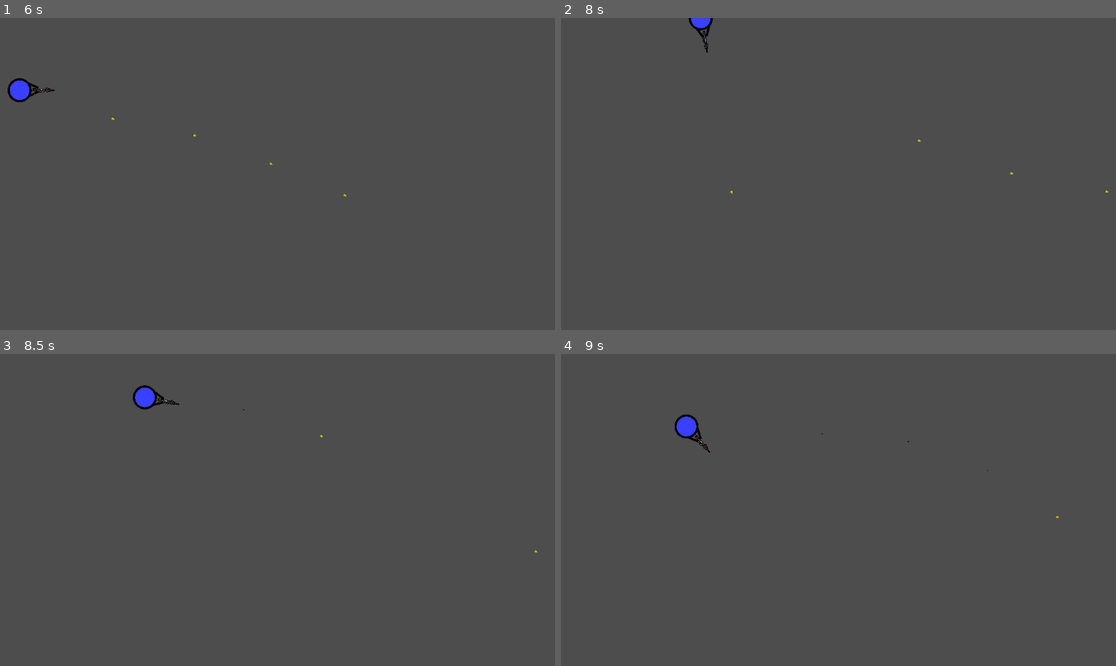
Above: before the commit, frames 1-4 (two rows, left to right).
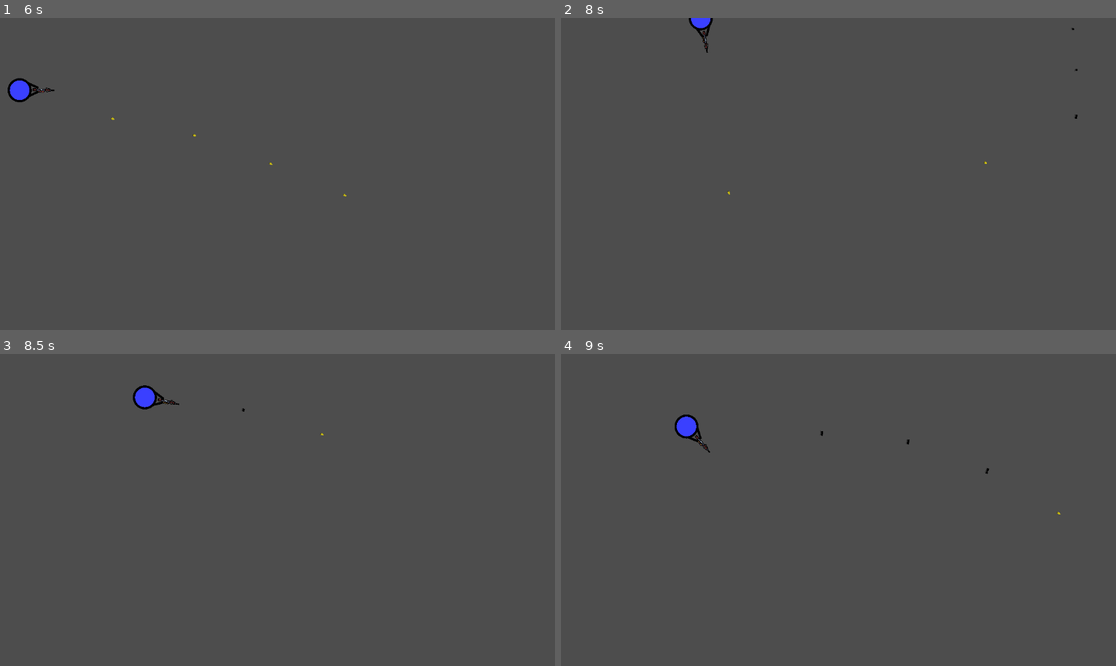
Above: after the commit, the same moments.

Repository: sammit52/UndeadSurvival
Game: Godot game, scene res://Scenes/player.tscn
The game is run twice, just before and just after one commit, with the same random seed, the same clock (stepped at 60 frames per second) and the same inputs.
Inputs (mouse positions are in pixels of both pictures, inside the frame that each line leads up to):
- Up to frame 1 (6 s): tap Enter at 0.5 s; move the mouse to (399, 158) at 0.52 s; press the mouse at (399, 158) at 0.53 s; hold D (right) 0.53-1.28 s; move the mouse to (166, 189) at 1.27 s; release the mouse at (166, 189) at 1.28 s; hold S (down) 1.28-2.03 s; click (166, 189) at 1.35 s; move the mouse to (333, 105) at 2.02 s; press the mouse at (333, 105) at 2.03 s; hold D (right) 2.03-2.78 s; tap 0 at 2.1 s; move the mouse to (249, 236) at 2.77 s; release the mouse at (249, 236) at 2.78 s; hold W (up) 2.78-3.53 s; tap 1 at 2.85 s; click (249, 236) at 3.05 s; move the mouse to (444, 220) at 3.52 s; press the mouse at (444, 220) at 3.53 s; hold A (left) 3.53-5.03 s; tap 2 at 3.6 s; move the mouse to (111, 127) at 4.27 s; release the mouse at (111, 127) at 4.28 s; tap 3 at 4.35 s; click (111, 127) at 4.55 s; move the mouse to (305, 174) at 5.02 s; press the mouse at (305, 174) at 5.03 s; hold S (down) 5.03-5.78 s; tap 4 at 5.1 s; move the mouse to (194, 96) at 5.77 s; release the mouse at (194, 96) at 5.78 s; hold D (right) from 5.78 s (still down); tap 5 at 5.85 s
- Up to frame 2 (8 s): click (755, 96) at 6.05 s; move the mouse to (960, 158) at 6.52 s; release D (right) at 6.53 s; press the mouse at (960, 158) at 6.53 s; hold W (up) 6.53-7.28 s; tap 6 at 6.6 s; move the mouse to (727, 189) at 7.27 s; release the mouse at (727, 189) at 7.28 s; hold D (right) from 7.28 s (still down); tap 7 at 7.35 s; click (727, 189) at 7.55 s
- Up to frame 3 (8.5 s): move the mouse to (333, 441) at 8.02 s; release D (right) at 8.03 s; press the mouse at (333, 441) at 8.03 s; hold S (down) from 8.03 s (still down); tap 8 at 8.1 s
- Up to frame 4 (9 s): move the mouse to (810, 572) at 8.77 s; release S (down) at 8.78 s; release the mouse at (810, 572) at 8.78 s; hold A (left) from 8.78 s (still down); tap 9 at 8.85 s

Frame 1 is identical in both runs. In frame 2, less than 0.1% of the frame differs, in the area x 29-99%, y 3-57%; in frame 3, less than 0.1%; in frame 4, less than 0.1%.

Commit message:
Zombie Spawner Created

Diff:
--- a/Code/player.gd
+++ b/Code/player.gd
@@ -4,7 +4,7 @@
 @export var assault_bullet_scene : PackedScene
 @export var shotgun_bullet_scene : PackedScene
 @onready var marker_2d: Marker2D = $Marker2D
-var guns = {0:["Pistol",5,99,false,0.0,0,400],1:["Gun1",2,50 …(65 unchanged characters)… ,50,true,0.2,2,400],4:["Gun4",2,50,true,0.2,1,400],5:["Gun5",2,50,true,0.2,1,400],6:["Gu …(118 unchanged characters)…
+var guns = {0:["Pistol",5,99,false,0.0,0,400],1:["Gun1",2,50 …(65 unchanged characters)… ,50,true,0.2,2,400],4:["Gun4",2,50,true,1,15,250],5:["Gun5",2,50,true,0.2,1,400],6:["Gu …(118 unchanged characters)…
 #name, damage, max ammo, automatic?, time,
 #var gun_names = ["Pistol", "Gun1", "Gun2", "Gun3", "Gun4", "Gun5", "Gun6", "Gun7", "Gun8", "Gun9"] # List of gun animation names
 var unlocked_gun_index = 0
@@ -103,19 +103,31 @@
 		#checking if shotgun or not, probably a better way to do this.
 		if current_gun_index not in [4 , 7]:
 			bullet = assault_bullet_scene.instantiate()
+			bullet.variance = guns[current_gun_index][5]
+			bullet.speed = guns[current_gun_index][6]
+			bullet.bullet_damage = guns[current_gun_index][1]
+			bullet.global_transform = marker_2d.global_transform
+			add_sibling(bullet)
 		else:
-			bullet = shotgun_bullet_scene.instantiate()
-		bullet.variance = guns[current_gun_index][5]
-		bullet.speed = guns[current_gun_index][6]
-		bullet.bullet_damage = guns[current_gun_index][1]
-		bullet.global_transform = marker_2d.global_transform
+			for i in range(5):
+				bullet = shotgun_bullet_scene.instantiate()
+				bullet.variance = guns[current_gun_index][5]
+				bullet.speed = guns[current_gun_index][6]
+				bullet.bullet_damage = guns[current_gun_index][1]
+				bullet.global_transform = marker_2d.global_transform
+				add_sibling(bullet)
 		#Changed this code for the stuff above
 		#bullet.direction = (get_global_mouse_position() - position).normalized()
 		#bullet.look_at(get_global_mouse_position())
-		add_sibling(bullet)
+
 
 	if Input.is_action_just_released("shoot") and not can_shoot:
-		can_shoot = true
+		if current_gun_index not in [4 , 7]:
+			can_shoot = true
+		else:
+			if $Timer.is_stopped():
+				$Timer.wait_time = guns[current_gun_index][4]
+				$Timer.start()
 
 func _input(event):
 	# Changing weapons using number keys
--- a/Code/zombie.gd
+++ b/Code/zombie.gd
@@ -1 +1,2 @@
 extends Zombie
+@export var zombie_scene: PackedScene
--- /dev/null
+++ b/Scenes/node_2d.gd
@@ -0,0 +1,28 @@
+extends Node2D
+
+@export var not_working : PackedScene
+@export var zombie : PackedScene
+var can_spawn_zombie = true
+
+var zombie_timer = $Timer
+
+# Called when the node enters the scene tree for the first time.
+func _ready() -> void:
+	print("hello")
+	if can_spawn_zombie:
+		can_spawn_zombie = false
+		zombie_timer.wait_time = 5
+		zombie_timer.start()
+		print("whatever")
+	pass # Replace with function body.
+
+
+# Called every frame. 'delta' is the elapsed time since the previous frame.
+func _process(delta: float) -> void:
+	pass
+
+func spawn_zombie():
+	pass
+
+func _on_timer_timeout() -> void:
+	can_spawn_zombie = true
--- a/Scenes/shotgun_bullet.tscn
+++ b/Scenes/shotgun_bullet.tscn
@@ -4,18 +4,17 @@
 [ext_resource type="Texture2D" uid="uid://f2n37dgm8sdg" path="res://Assets/Guns/ShotgunBullet.png" id="3_yyum1"]
 
 [sub_resource type="RectangleShape2D" id="RectangleShape2D_q171h"]
-size = Vector2(1.38554, 0.912001)
+size = Vector2(2.94961, 1.9025)
 
 [node name="Area2D" type="Area2D" groups=["Bullet"]]
 script = ExtResource("1_ih07v")
 
 [node name="CollisionShape2D" type="CollisionShape2D" parent="."]
-position = Vector2(-0.221174, 0.00542307)
+position = Vector2(-0.507077, 0.00234449)
 shape = SubResource("RectangleShape2D_q171h")
 
 [node name="Bullet" type="Sprite2D" parent="."]
 position = Vector2(0.00892234, 0.00892186)
-scale = Vector2(0.46875, 0.46875)
 texture = ExtResource("3_yyum1")
 
 [connection signal="body_entered" from="." to="." method="_on_body_entered"]
--- a/Scenes/world.tscn
+++ b/Scenes/world.tscn
@@ -1,9 +1,10 @@
-[gd_scene load_steps=5 format=3 uid="uid://c6wbne673b7si"]
+[gd_scene load_steps=6 format=3 uid="uid://c6wbne673b7si"]
 
 [ext_resource type="PackedScene" uid="uid://dbhnj6xsyabo7" path="res://Scenes/player.tscn" id="1_y0wo7"]
 [ext_resource type="PackedScene" uid="uid://d2iceab2dvuph" path="res://Scenes/normal_zombie.tscn" id="2_0txbr"]
 [ext_resource type="PackedScene" uid="uid://bhxnh6fth4dlo" path="res://Scenes/fast_zombie.tscn" id="3_8awxl"]
 [ext_resource type="PackedScene" uid="uid://cftu444a6qg4r" path="res://Scenes/big_zombie.tscn" id="4_spjft"]
+[ext_resource type="Script" path="res://Scenes/node_2d.gd" id="5_ksktj"]
 
 [node name="Node2D" type="Node2D"]
 
@@ -15,8 +16,15 @@
 direction_smoothing = 0.855
 
 [node name="Strong Zombie" parent="." instance=ExtResource("4_spjft")]
-position = Vector2(905, 367)
+position = Vector2(925, 359)
 direction_smoothing = 0.245
 
 [node name="Player" parent="." instance=ExtResource("1_y0wo7")]
 position = Vector2(67, 100)
+
+[node name="Node2D" type="Node2D" parent="."]
+script = ExtResource("5_ksktj")
+
+[node name="Timer" type="Timer" parent="Node2D"]
+
+[connection signal="timeout" from="Node2D/Timer" to="Node2D" method="_on_timer_timeout"]
--- /dev/null
+++ b/Scenes/zomb_spawner.gd
@@ -0,0 +1,14 @@
+extends Node2D
+
+@export var not_working : PackedScene
+
+# Called when the node enters the scene tree for the first time.
+func _ready() -> void:
+	print("hello")
+
+	pass # Replace with function body.
+
+
+# Called every frame. 'delta' is the elapsed time since the previous frame.
+func _process(delta: float) -> void:
+	pass
--- a/project.godot
+++ b/project.godot
@@ -14,6 +14,10 @@
 run/main_scene="res://Scenes/player.tscn"
 config/features=PackedStringArray("4.3", "Forward Plus")
 config/icon="res://icon.svg"
+
+[display]
+
+window/size/mode=4
 
 [global_group]
 
